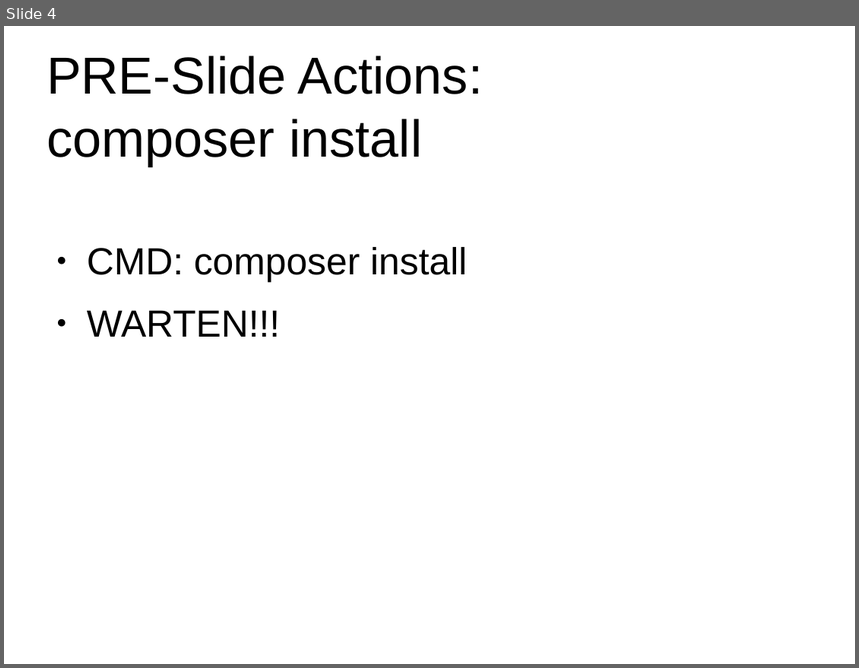
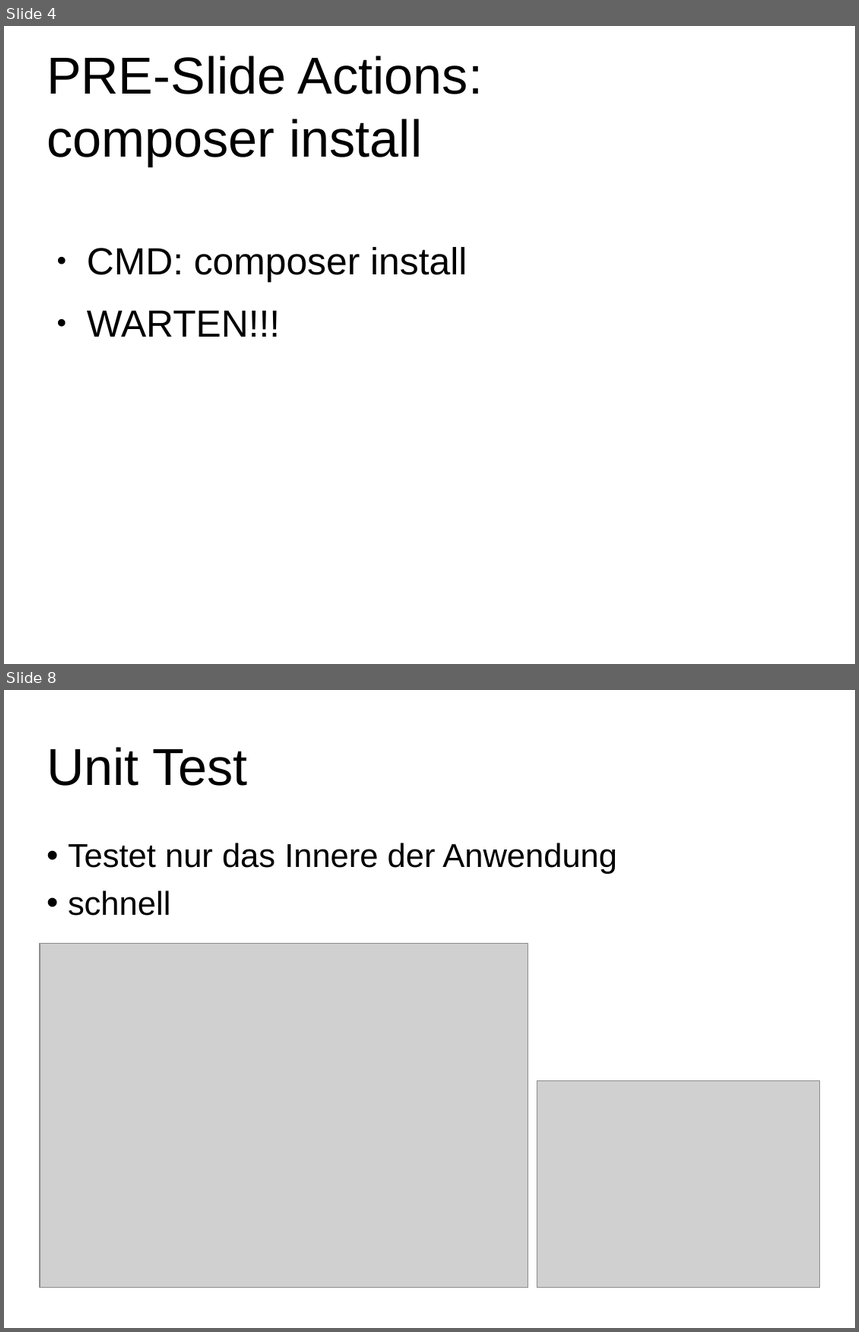
Before and after one commit to ToSchQLB/workshop_testen, a slide deck: docs/praesi.pptx. Shown one above the other, each under a label of ours: slide 4 before the commit, slides 4 and 8 after it; the slides between them are not shown. The pictures are 859x668 and 859x1332 pixels, drawn with LibreOffice and Linux fonts; fonts in the diff are those of the drawing; grey boxes stand for pictures; background and template pictures are left out. Boxes give left, top, right and bottom in pixels: in the first picture for what was removed or moved away, otherwise in the second. Text is boxed around its words. In the diff, an @@ line names an element or a change of style, - is before the commit and + after.

```diff
--- a/docs/praesi.pptx
+++ b/docs/praesi.pptx
@@ slide 8 added at (4,690,855,1328), background #FFFFFF; not listed: 1 template element that a slide beside it also shows @@
@@ title added at (47,747,248,786), 44 pt, text #000000 @@
+Unit Test
@@ text added at (68,843,617,916), 28 pt, text #000000 @@
+• Testet nur das Innere der Anwendung
+• schnell
@@ picture added at (40,944,528,1288) @@
@@ picture added at (537,1081,820,1287) @@
```
Also in this commit, not shown: 1 slide changed, 3 other slides added.
